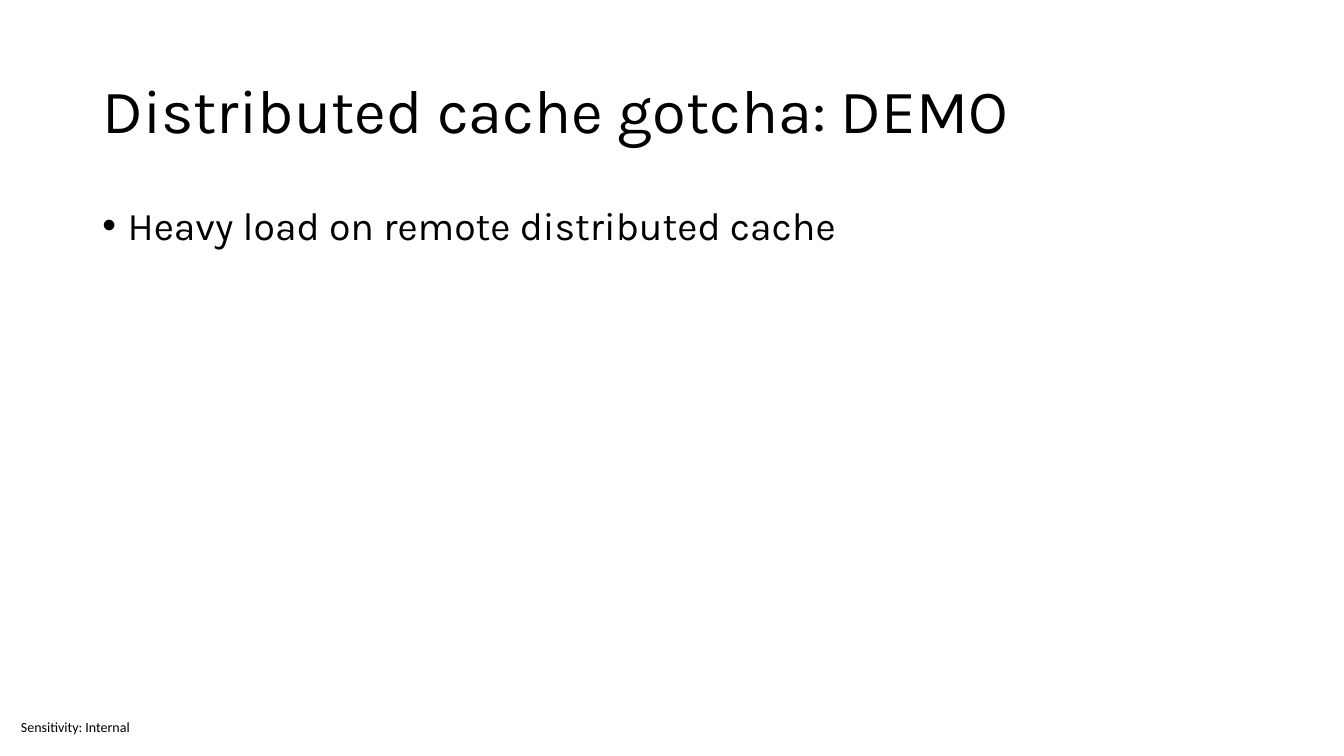
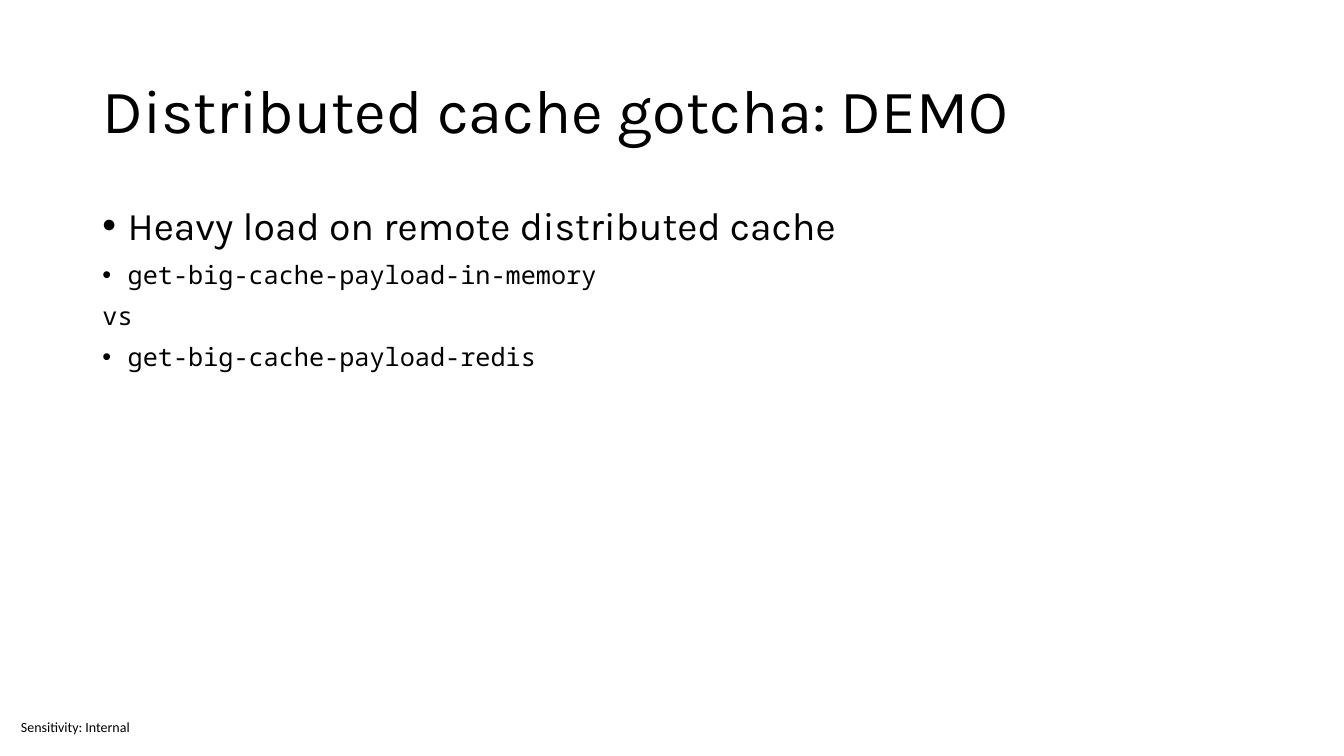
Before and after one commit to sabbadino/cache-like-a-pro-fusion-cache, a slide deck: slide 15 of cache-like-a-pro.pptx. Drawn at 1344x756 pixels with LibreOffice and Linux fonts; fonts in the diff are those of the drawing. Boxes give left, top, right and bottom in pixels: in the first picture for what was removed or moved away, otherwise in the second. Text is boxed around its words. In the diff, an @@ line names an element or a change of style, - is before the commit and + after.

```diff
--- a/cache-like-a-pro.pptx
+++ b/cache-like-a-pro.pptx
@@ text at (102, 265, 597, 372): paragraphs added @@
+• get-big-cache-payload-in-memory
+vs
+• get-big-cache-payload-redis
```
Also in this commit, not shown: 13 other slides changed, 1 slide added, 23 other files.
